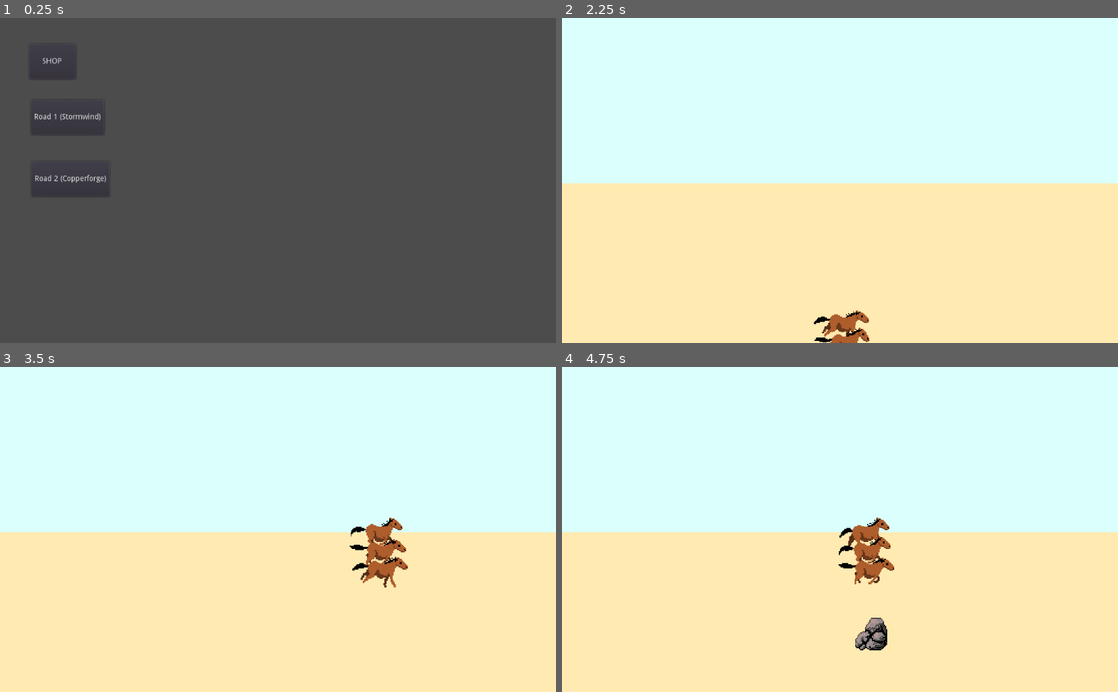
Above: before the commit, frames 1-4 (two rows, left to right).
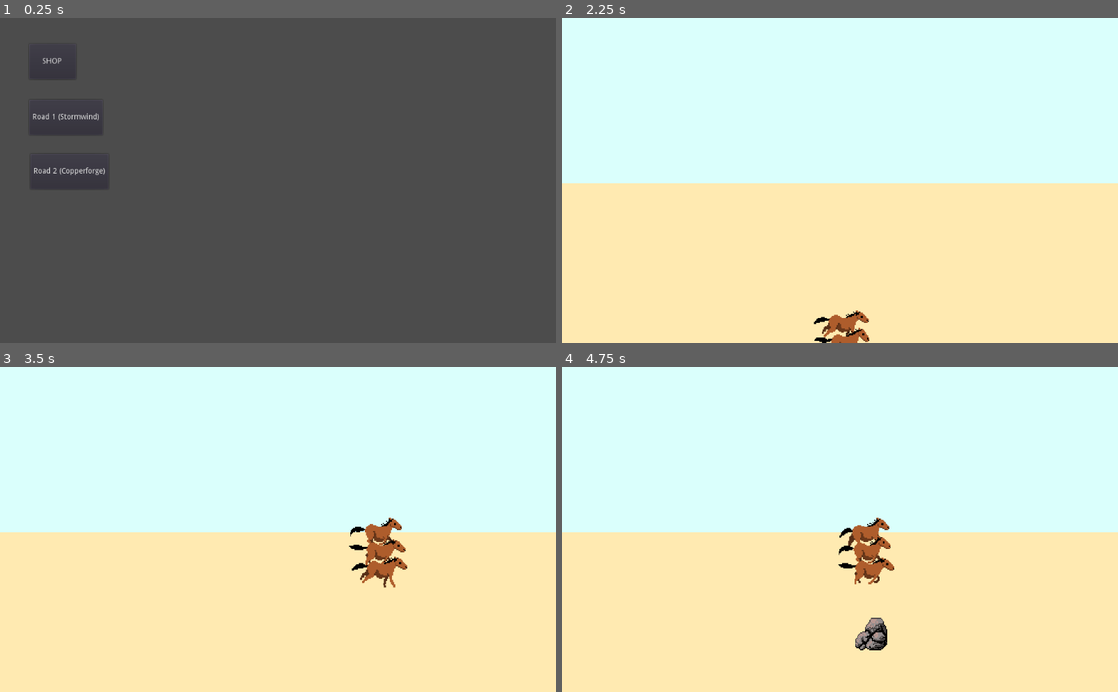
Above: after the commit, the same moments.

Repository: Lanilor53/troika
Game: Godot game, scene res://Main.tscn
Two runs of this game, one before a commit and one after it. Both use one fixed random seed, a clock stepped at 60 frames per second and the inputs below.
Inputs (mouse positions are in pixels of both pictures, inside the frame that each line leads up to):
- Up to frame 1 (0.25 s): no input
- Up to frame 2 (2.25 s): click "SHOP" at 0.5 s; click (573, 24) at 1.25 s, where only the run after the commit has a clickable "Back"; click "Road 1 (Stormwind)" at 2 s
- Up to frame 3 (3.5 s): move the mouse to (400, 513) at 2.77 s
- Up to frame 4 (4.75 s): move the mouse to (728, 545) at 3.52 s; move the mouse to (895, 458) at 4.27 s

The runs differ from the first frame. In frame 1, 0.4% of the frame differs, in the area x 5-20%, y 29-55%; in frame 2, less than 0.1%; in frame 3, 0.3%; in frame 4, less than 0.1%.

Commit message:
Clean up project file structure, add town shop stub

Diff:
--- a/GUI.tscn
+++ b/GUI/GUI.tscn
@@ -2,8 +2,10 @@
 
 [ext_resource path="res://GUI/progressSpeed.png" type="Texture" id=1]
 [ext_resource path="res://GUI/overBorder.png" type="Texture" id=2]
-[ext_resource path="res://GUI.gd" type="Script" id=3]
+[ext_resource path="res://GUI/GUI.gd" type="Script" id=3]
 [ext_resource path="res://GUI/TextureProgress.gd" type="Script" id=4]
+
+
 
 [node name="GUI" type="Control"]
 margin_right = 40.0
--- /dev/null
+++ b/GUI/GUI_Shop.gd
@@ -0,0 +1,10 @@
+extends Control
+
+onready var gui = get_parent()
+onready var town = gui.get_parent()
+signal BackButton_pressed
+
+func _ready():
+	connect("BackButton_pressed",gui,"_on_GUI_Shop_BackButton_pressed")
+func _on_BackButton_pressed():
+	emit_signal("BackButton_pressed")
--- /dev/null
+++ b/GUI/GUI_Shop.tscn
@@ -0,0 +1,23 @@
+[gd_scene load_steps=2 format=2]
+
+[ext_resource path="res://GUI/GUI_Shop.gd" type="Script" id=1]
+
+[node name="GUI_Shop" type="Control"]
+anchor_right = 1.0
+anchor_bottom = 1.0
+script = ExtResource( 1 )
+__meta__ = {
+"_edit_use_anchors_": false
+}
+
+[node name="BackButton" type="Button" parent="."]
+anchor_left = 0.5
+anchor_top = 0.225
+anchor_right = 0.5
+anchor_bottom = 0.225
+margin_left = -42.0
+margin_top = -39.0
+margin_right = 42.0
+margin_bottom = 39.0
+text = "Back"
+[connection signal="pressed" from="BackButton" to="." method="_on_BackButton_pressed"]
--- a/GUI_Town.gd
+++ b/GUI/GUI_Town.gd
@@ -1,9 +1,12 @@
 extends Control
 
-onready var town = get_parent()
+onready var gui = get_parent()
+onready var town = gui.get_parent()
+signal ShopButton_pressed
 
 func _ready():
 	set_buttons_text()
+	connect("ShopButton_pressed",gui,"_on_GUI_Town_ShopButton_pressed")
 
 func _on_Road1Button_pressed():
 	town.get_parent().change_to_road(town.road_1)
@@ -17,3 +20,9 @@
 func set_buttons_text():
 	$Road1Button.text = "Road 1 (%s)" % town.road_1
 	$Road2Button.text = "Road 2 (%s)" % town.road_2
+
+
+
+
+func _on_ShopButton_pressed():
+	emit_signal("ShopButton_pressed")
--- a/GUI_Town.tscn
+++ b/GUI/GUI_Town.tscn
@@ -1,6 +1,6 @@
 [gd_scene load_steps=2 format=2]
 
-[ext_resource path="res://GUI_Town.gd" type="Script" id=1]
+[ext_resource path="res://GUI/GUI_Town.gd" type="Script" id=1]
 
 [node name="GUI_Town" type="Control"]
 margin_right = 40.0
@@ -21,9 +21,9 @@
 }
 
 [node name="Road1Button" type="Button" parent="."]
-margin_left = 56.7883
+margin_left = 53.7883
 margin_top = 151.259
-margin_right = 142.788
+margin_right = 139.788
 margin_bottom = 216.259
 text = "Road 1"
 __meta__ = {
@@ -31,13 +31,14 @@
 }
 
 [node name="Road2Button" type="Button" parent="."]
-margin_left = 57.5822
-margin_top = 265.236
-margin_right = 143.582
-margin_bottom = 330.236
+margin_left = 56.4322
+margin_top = 251.336
+margin_right = 142.432
+margin_bottom = 316.336
 text = "Road 2"
 __meta__ = {
 "_edit_use_anchors_": false
 }
+[connection signal="pressed" from="ShopButton" to="." method="_on_ShopButton_pressed"]
 [connection signal="pressed" from="Road1Button" to="." method="_on_Road1Button_pressed"]
 [connection signal="pressed" from="Road2Button" to="." method="_on_Road2Button_pressed"]
--- /dev/null
+++ b/GUI/TownUI.gd
@@ -0,0 +1,13 @@
+extends Control
+
+onready var townGuiScene = preload("res://GUI/GUI_Town.tscn")
+onready var shopGuiScene = preload("res://GUI/GUI_Shop.tscn")
+
+
+func _on_GUI_Town_ShopButton_pressed():
+	get_node("GUI_Town").queue_free()
+	add_child(shopGuiScene.instance())
+
+func _on_GUI_Shop_BackButton_pressed():
+	get_node("GUI_Shop").queue_free()
+	add_child(townGuiScene.instance())
--- a/Road.tscn
+++ b/Road.tscn
@@ -3,7 +3,7 @@
 [ext_resource path="res://Player.tscn" type="PackedScene" id=1]
 [ext_resource path="res://Sprites/bgstub.png" type="Texture" id=2]
 [ext_resource path="res://ObstacleController.gd" type="Script" id=3]
-[ext_resource path="res://GUI.tscn" type="PackedScene" id=4]
+[ext_resource path="res://GUI/GUI.tscn" type="PackedScene" id=4]
 
 [sub_resource type="RectangleShape2D" id=1]
 extents = Vector2( 958.8, 266.613 )
--- a/Town.tscn
+++ b/Town.tscn
@@ -1,10 +1,20 @@
-[gd_scene load_steps=3 format=2]
+[gd_scene load_steps=4 format=2]
 
-[ext_resource path="res://GUI_Town.tscn" type="PackedScene" id=1]
+[ext_resource path="res://GUI/GUI_Town.tscn" type="PackedScene" id=1]
 [ext_resource path="res://Town.gd" type="Script" id=2]
+[ext_resource path="res://GUI/TownUI.gd" type="Script" id=3]
 
 [node name="Town" type="Node2D"]
 script = ExtResource( 2 )
 
-[node name="GUI_Town" parent="." instance=ExtResource( 1 )]
-[connection signal="town_loaded" from="." to="GUI_Town" method="_on_Town_town_loaded"]
+[node name="TownUI" type="Control" parent="."]
+margin_right = 40.0
+margin_bottom = 40.0
+script = ExtResource( 3 )
+__meta__ = {
+"_edit_use_anchors_": false
+}
+
+[node name="GUI_Town" parent="TownUI" instance=ExtResource( 1 )]
+[connection signal="town_loaded" from="." to="TownUI/GUI_Town" method="_on_Town_town_loaded"]
+[connection signal="ShopButton_pressed" from="TownUI/GUI_Town" to="TownUI" method="_on_GUI_Town_ShopButton_pressed"]
Renamed: GUI.gd -> GUI/GUI.gd
Not shown: 1 places in Road.tscn that only renumber resources
